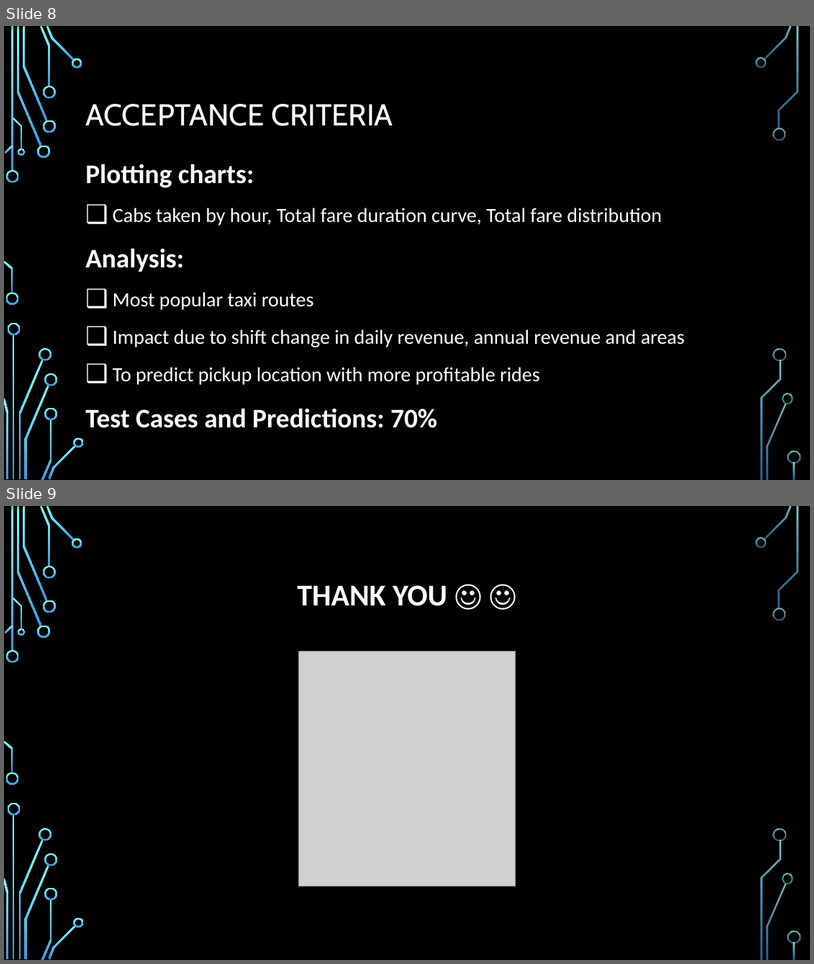
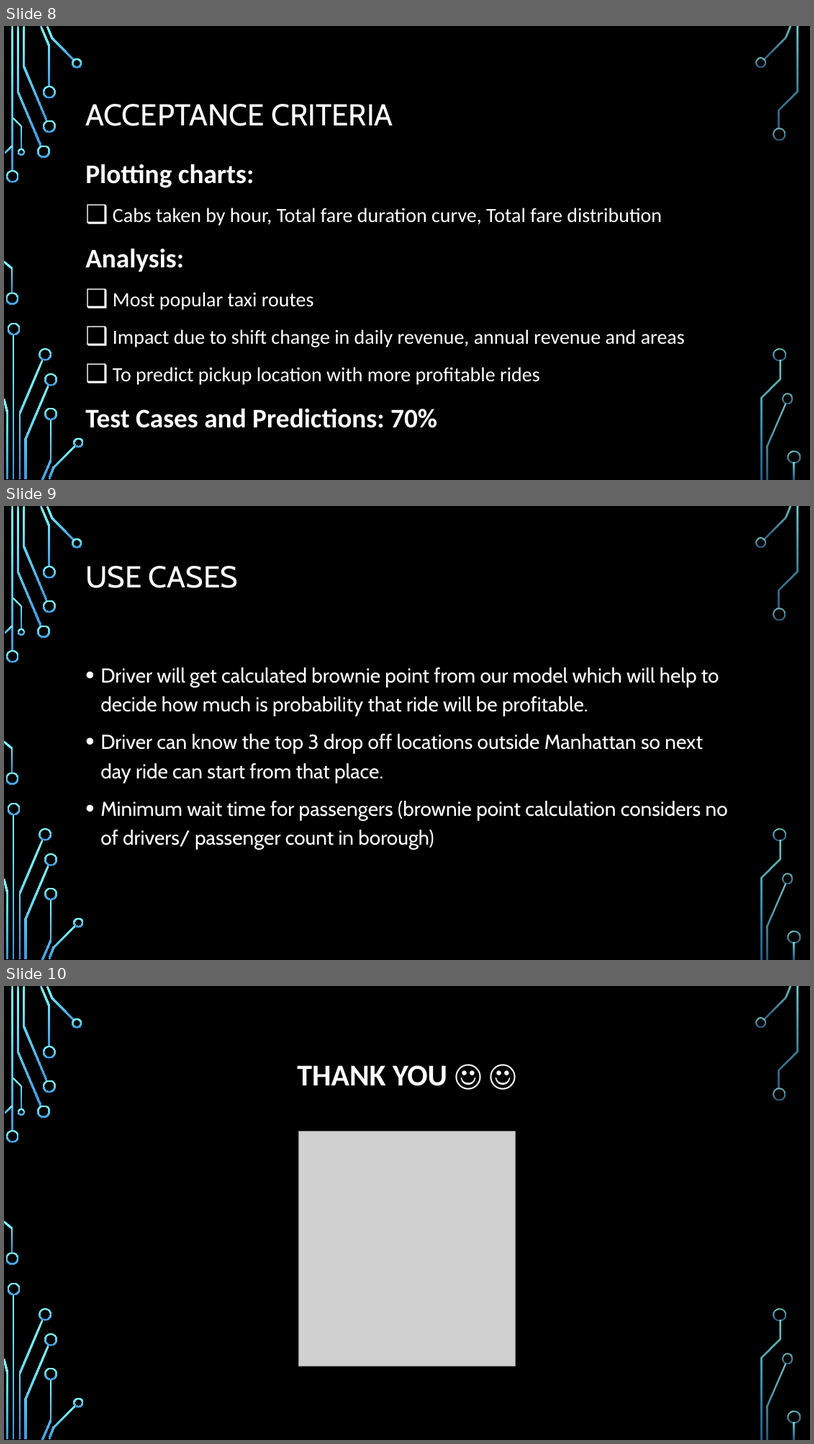
Before and after one commit to ankit2889/New-York-Taxi-Trip-Analysis, a slide deck: NEW YORK CITY TAXI TRIP ANALYSIS.pptx. Shown one above the other, each under a label of ours: slides 8 and 9 before the commit, slides 8, 9 and 10 after it. The pictures are 814x964 and 814x1444 pixels, drawn with LibreOffice and Linux fonts; fonts in the diff are those of the drawing; grey boxes stand for pictures; background and template pictures are left out. Boxes give left, top, right and bottom in pixels: in the first picture for what was removed or moved away, otherwise in the second. Text is boxed around its words. In the diff, an @@ line names an element or a change of style, - is before the commit and + after.

Commit message:
adding use cases as requested

```diff
--- a/NEW YORK CITY TAXI TRIP ANALYSIS.pptx
+++ b/NEW YORK CITY TAXI TRIP ANALYSIS.pptx
@@ slide 9 added at box(4, 506, 810, 960), background picture (left out); not listed: 36 template elements that a slide beside it also shows @@
@@ title added at box(85, 566, 238, 588), 36 pt, text #FFFFFF @@
+USE CASES
@@ text added at box(100, 667, 728, 849), 24 pt, text #FFFFFF @@
+• Driver will get calculated brownie point from our model which will help to decide how much is probability that ride will be profitable.
+• Driver can know the top 3 drop off locations outside Manhattan so next day ride can start from that place.
+• Minimum wait time for passengers (brownie point calculation considers no of drivers/ passenger count in borough)
@@ what was slide 9 is now slide 10 @@
```
Also in this commit, not shown: 1 slide changed.
